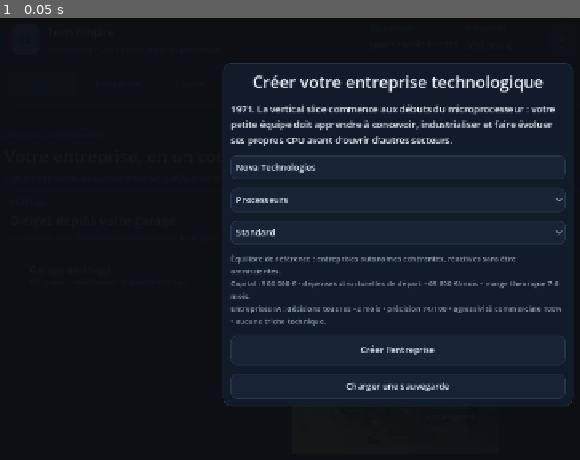
Above: before the commit, frame 1.
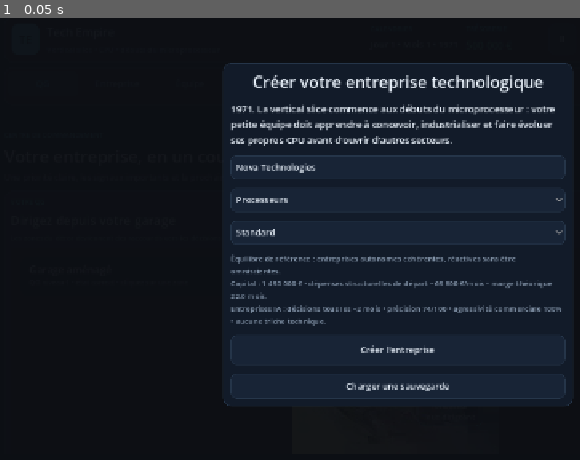
Above: after the commit, the same moment.

Repository: vadorus/addonhardwaregame2d
Game: Godot game, scene res://main.tscn
Two runs of this game, one before a commit and one after it. Both use one fixed random seed, a clock stepped at 60 frames per second and the inputs below.
Inputs:
- Up to frame 1 (0.05 s): no input

The runs differ from the first frame. In frame 1, 0.3% of the frame differs, in the area x 39-97%, y 59-64%.

Commit message:
balance: fund a viable first CPU runway

Diff:
--- a/scripts/BalanceManager.gd
+++ b/scripts/BalanceManager.gd
@@ -8,7 +8,7 @@
 	"ACCESSIBLE":{
 		"label":"Accessible",
 		"description":"Simulation complète, avec davantage de marge financière et des entreprises concurrentes moins réactives et plus imparfaites.",
-		"starting_capital":600000,
+		"starting_capital":1650000,
 		"operating_cost":0.88,
 		"salary_cost":0.92,
 		"research_cost":0.88,
@@ -20,12 +20,12 @@
 		"ai_decision_interval_months":3,
 		"ai_action_threshold":56.0,
 		"ai_commercial_aggression":0.82,
-		"first_generation_runway_target":9.5
+		"first_generation_runway_target":18.0
 	},
 	"STANDARD":{
 		"label":"Standard",
 		"description":"Équilibre de référence : entreprises autonomes cohérentes, réactives sans être omniscientes.",
-		"starting_capital":500000,
+		"starting_capital":1450000,
 		"operating_cost":1.00,
 		"salary_cost":1.00,
 		"research_cost":1.00,
@@ -37,12 +37,12 @@
 		"ai_decision_interval_months":2,
 		"ai_action_threshold":52.0,
 		"ai_commercial_aggression":1.00,
-		"first_generation_runway_target":7.5
+		"first_generation_runway_target":15.0
 	},
 	"REALISTIC":{
 		"label":"Réaliste",
 		"description":"Simulation exigeante : dirigeants concurrents plus réactifs et plus précis, sans bonus techniques ni argent magique.",
-		"starting_capital":420000,
+		"starting_capital":1400000,
 		"operating_cost":1.10,
 		"salary_cost":1.08,
 		"research_cost":1.12,
@@ -54,7 +54,7 @@
 		"ai_decision_interval_months":1,
 		"ai_action_threshold":49.0,
 		"ai_commercial_aggression":1.14,
-		"first_generation_runway_target":5.8
+		"first_generation_runway_target":13.0
 	}
 }
 
@@ -136,11 +136,13 @@
 	return float(profile_data().get("first_generation_runway_target", 7.5))
 
 func projected_starting_monthly_burn() -> int:
-	# Base de départ : locaux/politiques + les sept salaires initiaux + recherche continue.
-	var company_base := expense_amount(7500 + 6000 + 5000 + 2500, "Bureaux et infrastructure")
+	# Au garage, la recherche continue n'est facturée que si le joueur affecte réellement des chercheurs.
+	var company_base := expense_amount(7500 + 1500 + 1000 + 500, "Bureaux et infrastructure")
 	var payroll_base := expense_amount(32800, "Salaires")
-	var research_base := expense_amount(12000, "Recherche CPU")
-	return company_base + payroll_base + research_base
+	return company_base + payroll_base
+
+func projected_first_cpu_monthly_burn(monthly_budget: int = 45000) -> int:
+	return projected_starting_monthly_burn() + expense_amount(maxi(monthly_budget, 10000), "Développement — premier CPU")
 
 func starting_runway_months() -> float:
 	return float(starting_capital()) / maxf(float(projected_starting_monthly_burn()), 1.0)
